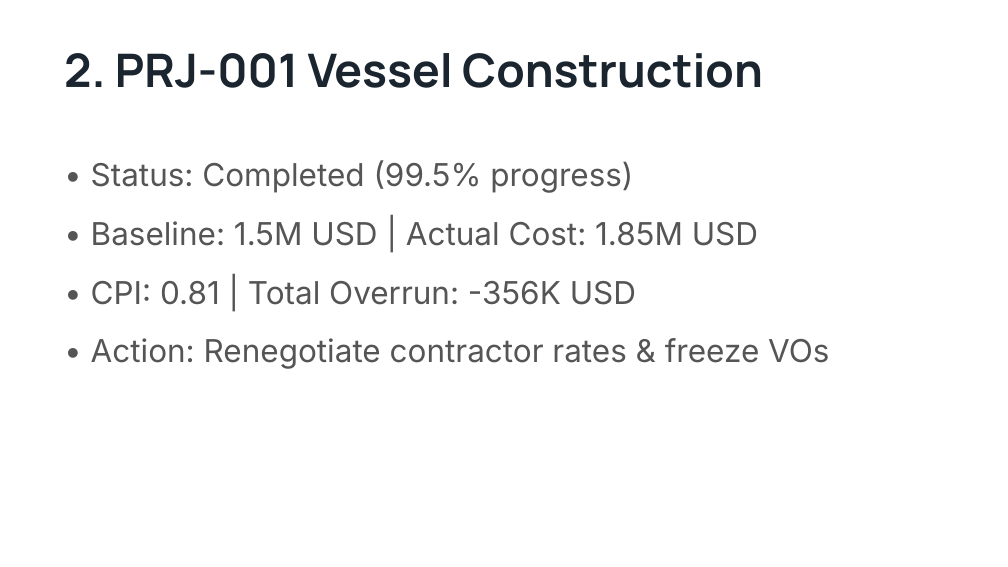
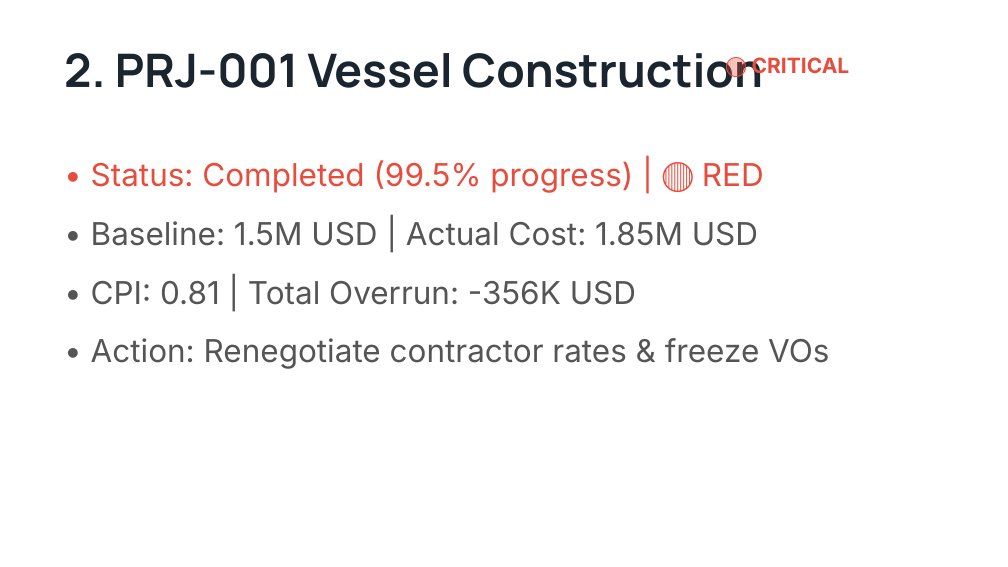
Before and after one commit to Frank-Ellingsen/Project-Mangagement, a slide deck: slide 4 of Data/Project_Portfolio_Review.pptx (slide 3 before the commit). Drawn at 1008x567 pixels with LibreOffice and Linux fonts; fonts in the diff are those of the drawing. Boxes give left, top, right and bottom in pixels: in the first picture for what was removed or moved away, otherwise in the second. Text is boxed around its words. In the diff, an @@ line names an element or a change of style, - is before the commit and + after.

```diff
--- a/Data/Project_Portfolio_Review.pptx
+++ b/Data/Project_Portfolio_Review.pptx
@@ text added at bbox=[752, 57, 850, 79], 20 pt, text #E74C3C, bold @@
+🔴 CRITICAL
@@ text at bbox=[91, 160, 764, 193]: text changed; text colour #555555 to #E74C3C @@
-• Status: Completed (99.5% progress)
+• Status: Completed (99.5% progress) | 🔴 RED
```
Also in this commit, not shown: 6 other slides changed, 1 slide added, 1 other file.
